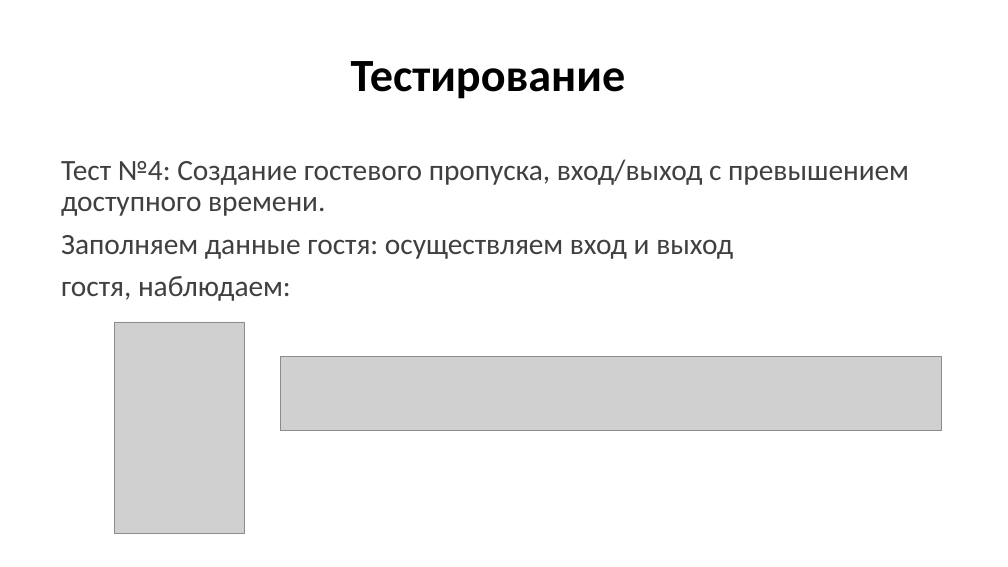
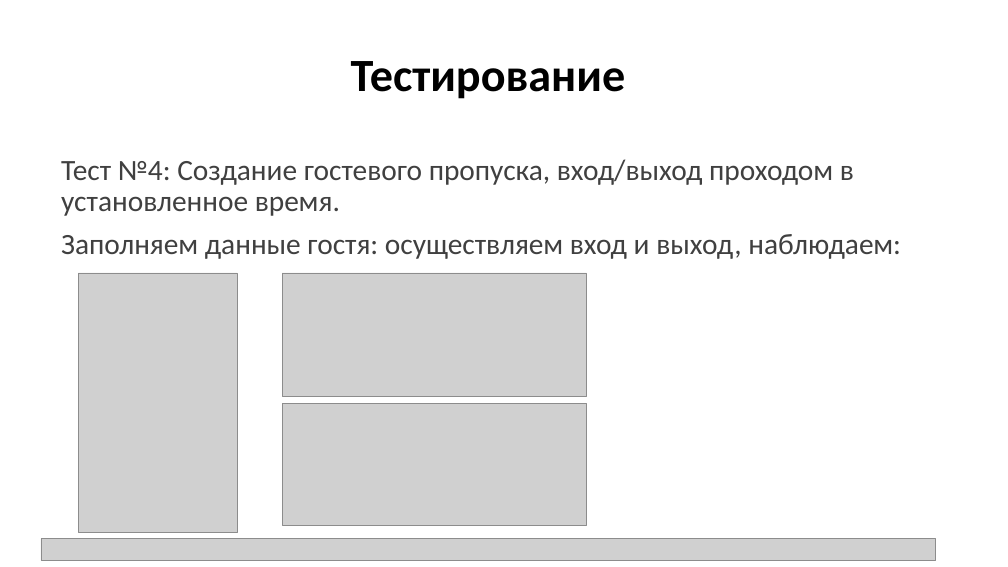
Before and after one commit to Asphie/Asphie, a slide deck: slide 10 of Проектная работа ЯП.pptx. Drawn at 1008x567 pixels with LibreOffice and Linux fonts; fonts in the diff are those of the drawing; grey boxes stand for pictures. Boxes give left, top, right and bottom in pixels: in the first picture for what was removed or moved away, otherwise in the second. Text is boxed around its words. In the diff, an @@ line names an element or a change of style, - is before the commit and + after.

```diff
--- a/Проектная работа ЯП.pptx
+++ b/Проектная работа ЯП.pptx
@@ text at [61, 159, 901, 259]: text changed @@
-Тест №4: Создание гостевого пропуска, вход/выход с превышением доступного времени.
-Заполняем данные гостя: осуществляем вход и выход
-гостя, наблюдаем:
+Тест №4: Создание гостевого пропуска, вход/выход проходом в установленное время.
+Заполняем данные гостя: осуществляем вход и выход, наблюдаем:
@@ picture: place and size @@
-picture at [115, 322, 244, 534]
+picture at [79, 273, 237, 532]
@@ picture added at [282, 273, 586, 397] @@
@@ picture removed at [281, 357, 942, 430] @@
@@ picture added at [282, 404, 586, 526] @@
@@ picture added at [41, 538, 935, 560] @@
```
Also in this commit, not shown: 3 other slides changed, 2 slides added, 2 slides removed.
